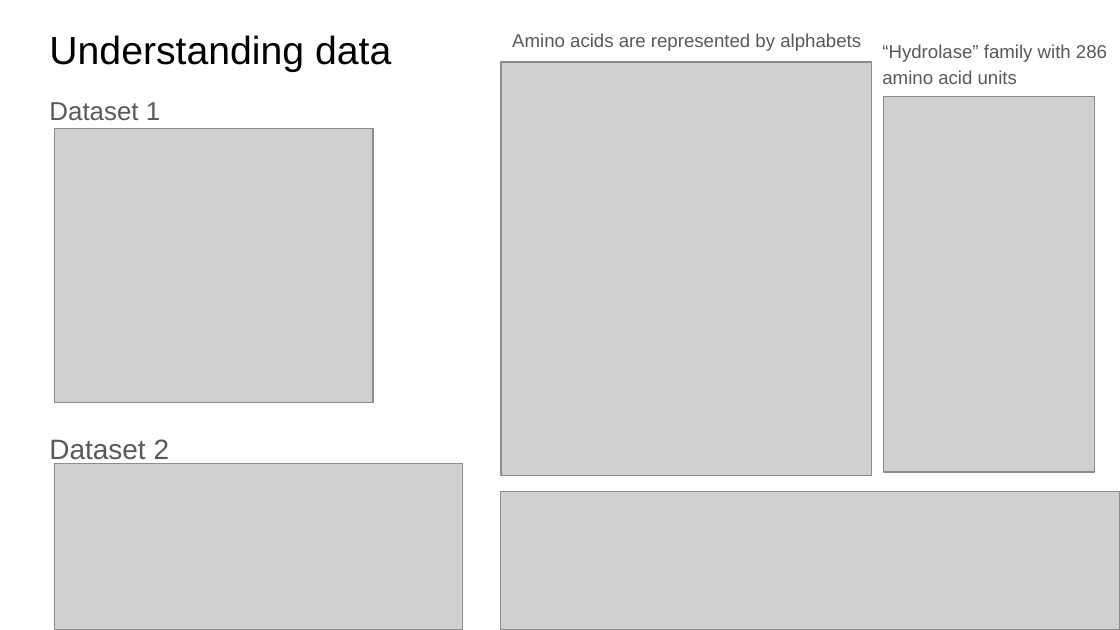
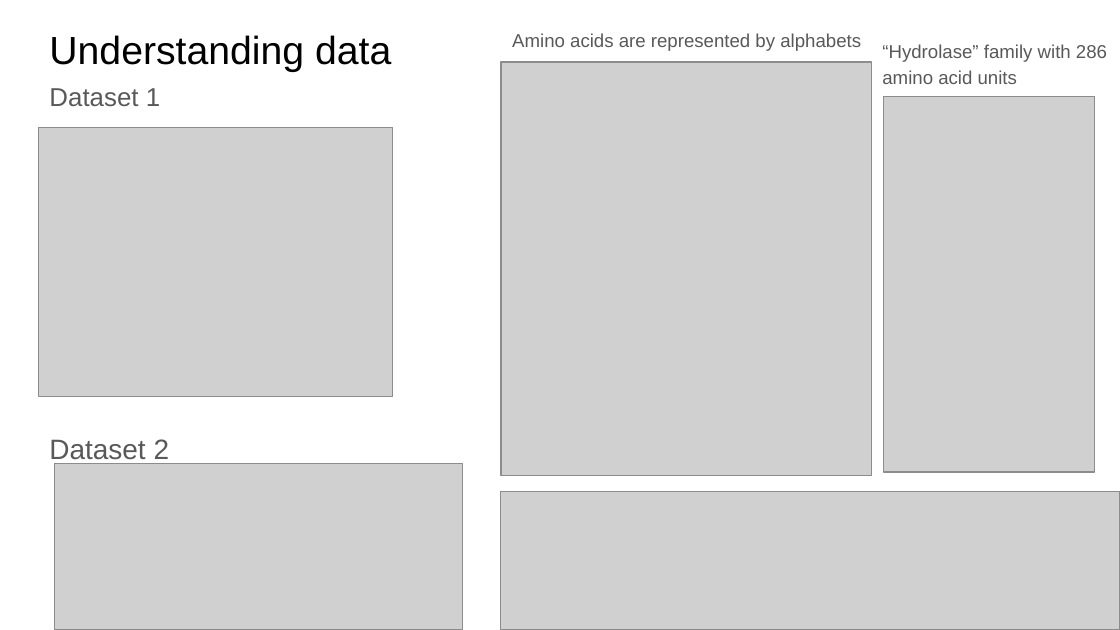
Before and after one commit to abishek269/Protein-Super-family-Classification-, a slide deck: slide 4 of Final_report_presentation.pptx. Drawn at 1120x630 pixels with LibreOffice and Linux fonts; fonts in the diff are those of the drawing; grey boxes stand for pictures. Boxes give left, top, right and bottom in pixels: in the first picture for what was removed or moved away, otherwise in the second. Text is boxed around its words. In the diff, an @@ line names an element or a change of style, - is before the commit and + after.

```diff
--- a/Final_report_presentation.pptx
+++ b/Final_report_presentation.pptx
@@ text "Dataset 1": place and size @@
-text "Dataset 1" at <box>49,102,160,120</box>
+text "Dataset 1" at <box>49,88,160,106</box>
@@ picture: place and size @@
-picture at <box>55,129,373,403</box>
+picture at <box>38,128,392,396</box>
```
Also in this commit, not shown: 7 other slides changed, 4 slides added, 1 slide removed.
